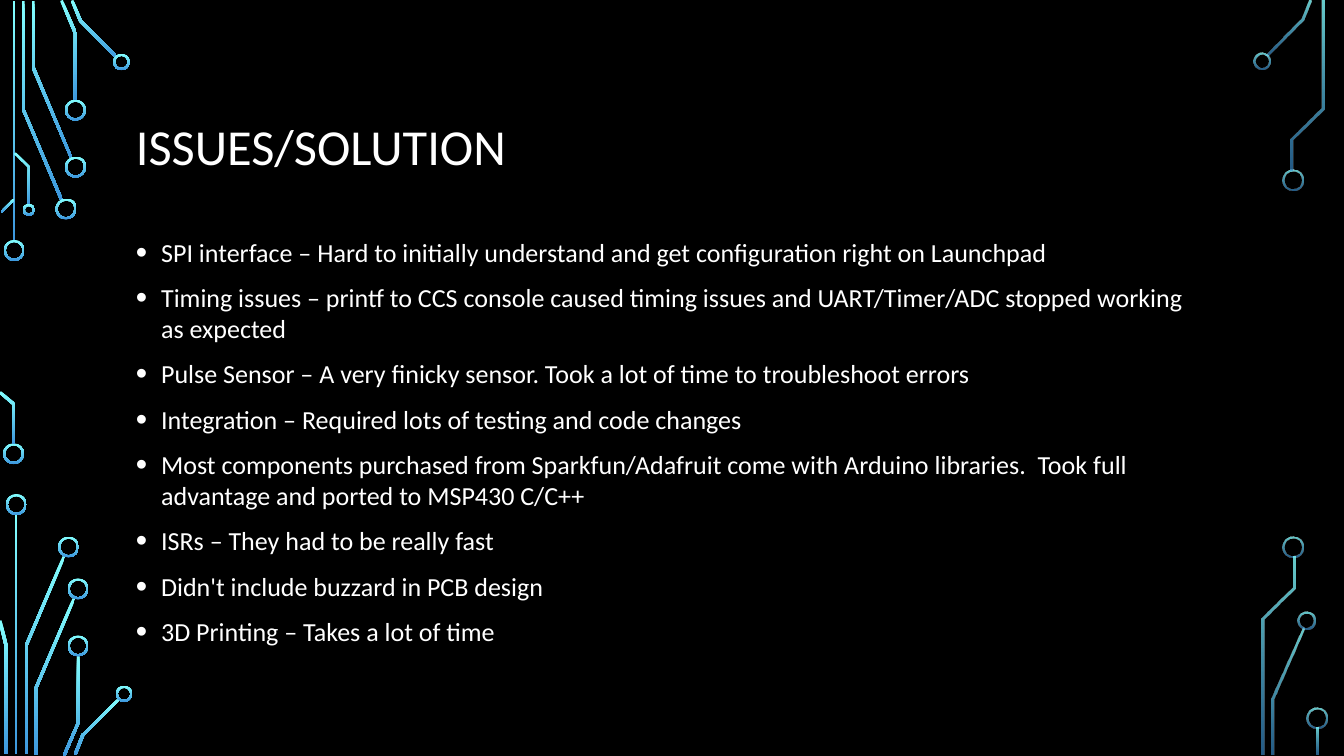
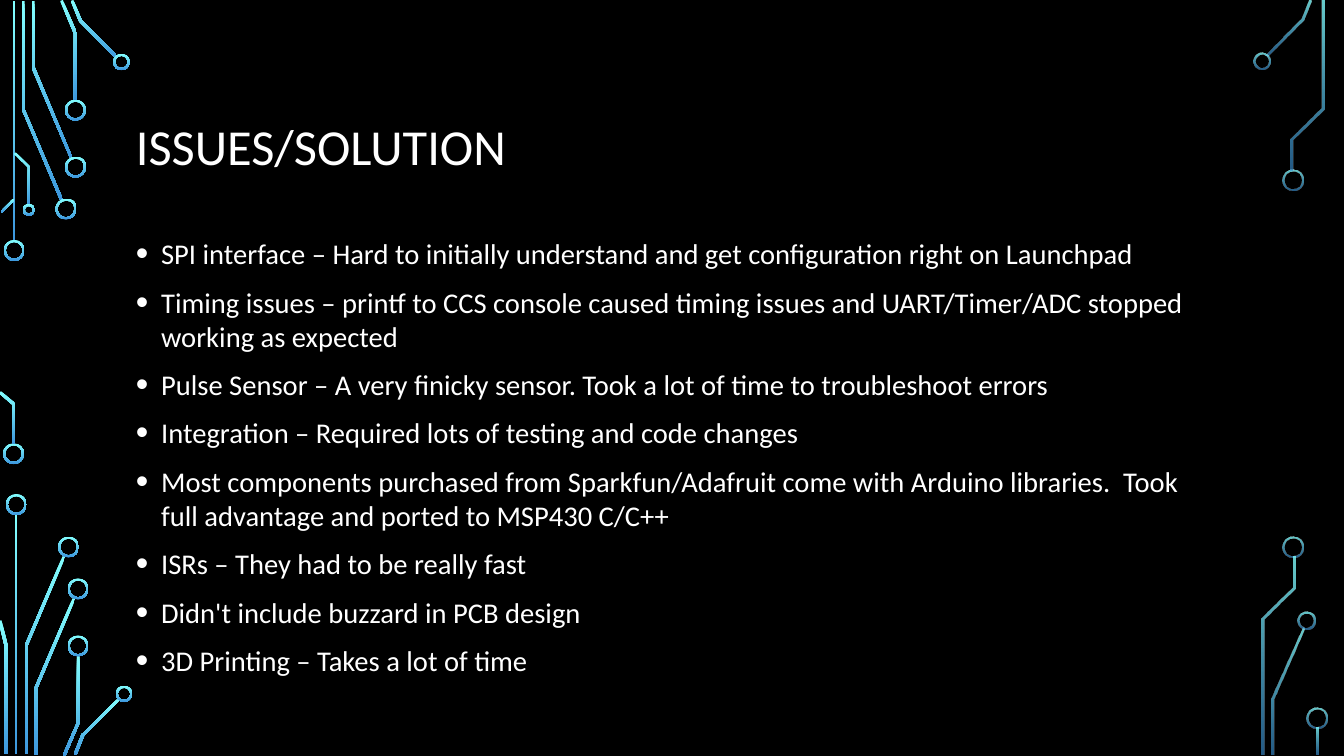
Before and after one commit to bkzshabbaz/EADAS, a slide deck: slide 11 of EADAS - 12-7.pptx. Drawn at 1344x756 pixels with LibreOffice and Linux fonts; fonts in the diff are those of the drawing; background and template pictures are left out. Boxes give left, top, right and bottom in pixels: in the first picture for what was removed or moved away, otherwise in the second. Text is boxed around its words. In the diff, an @@ line names an element or a change of style, - is before the commit and + after.

```diff
--- a/EADAS - 12-7.pptx
+++ b/EADAS - 12-7.pptx
@@ text "SPI interface – Hard to ..." at <box>161,244,1182,676</box>: size 18.6 to 20.4 pt @@
```
Also in this commit, not shown: 2 other slides changed, 2 other files.
